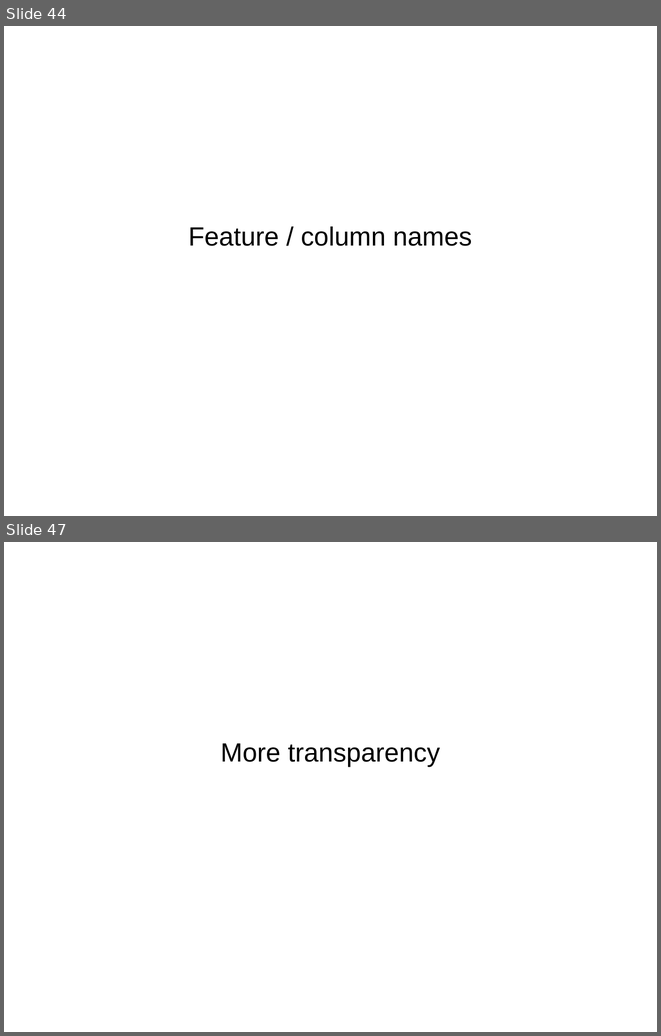
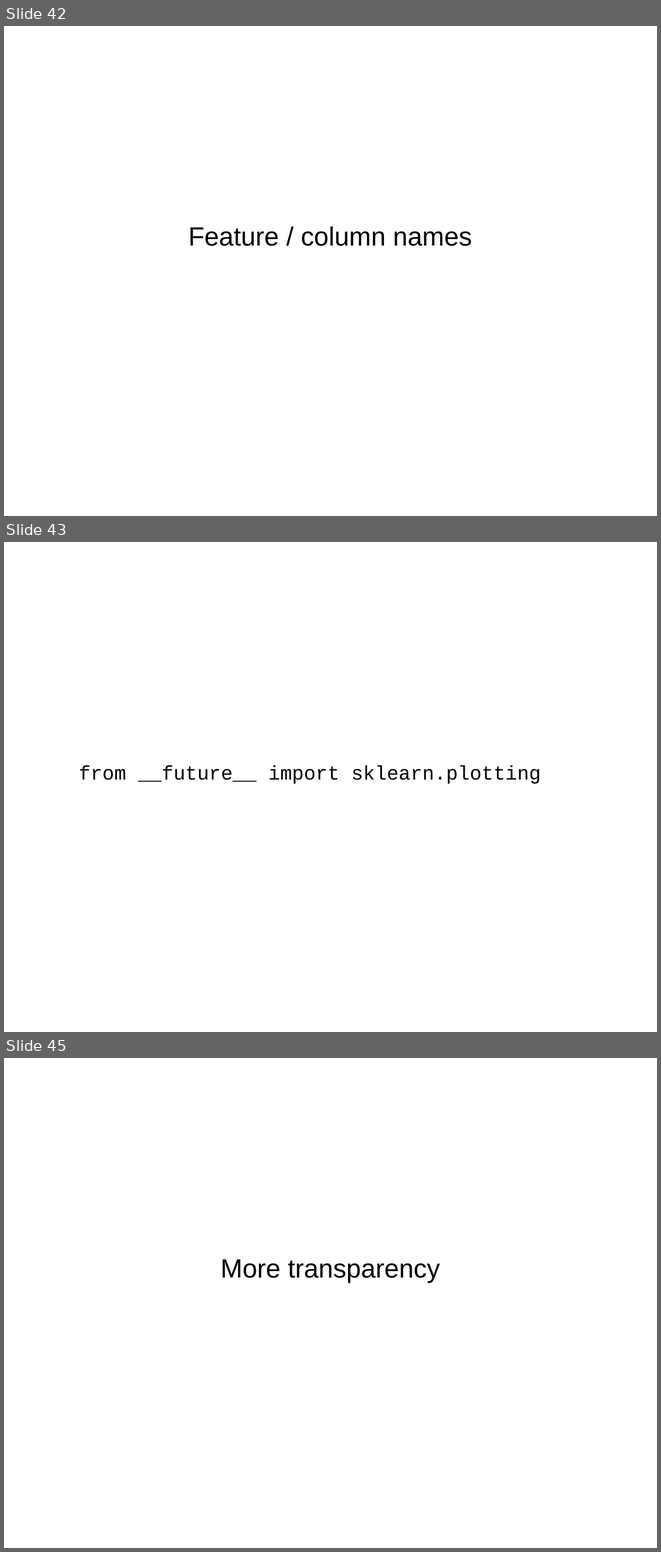
Before and after one commit to amueller/talks_odt, a slide deck: pycon_india_keynote.odp. Shown one above the other, each under a label of ours: slides 44 and 47 before the commit, slides 42, 43 and 45 after it; the slides between them are not shown. The pictures are 661x1036 and 661x1552 pixels, drawn with LibreOffice and Linux fonts; fonts in the diff are those of the drawing. Boxes give left, top, right and bottom in pixels: in the first picture for what was removed or moved away, otherwise in the second. Text is boxed around its words. In the diff, an @@ line names an element or a change of style, - is before the commit and + after.

```diff
--- a/pycon_india_keynote.odp
+++ b/pycon_india_keynote.odp
@@ slide 43 added at bbox=[4, 542, 657, 1032], background #FFFFFF @@
@@ text added at bbox=[79, 766, 541, 784], 24 pt, text #000000 @@
+from __future__ import sklearn.plotting
@@ what was slide 44 is now slide 42 @@
@@ what was slide 47 is now slide 45 @@
```
Also in this commit, not shown: 1 slide changed, 7 other slides added, 10 slides removed.
